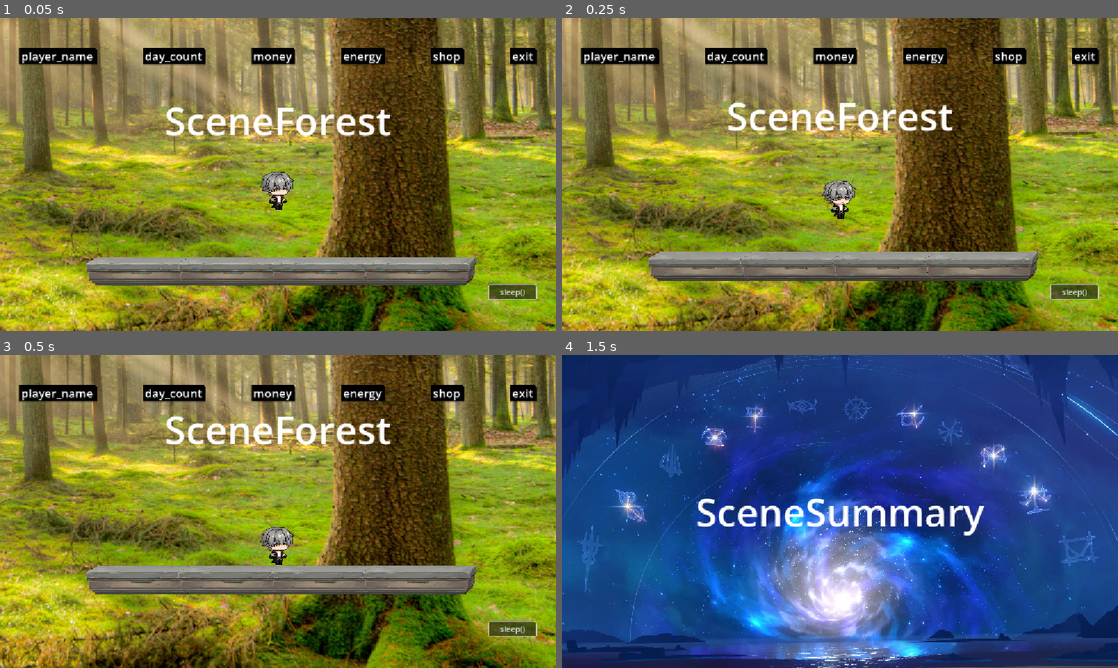
Above: before the commit, frames 1-4 (two rows, left to right).
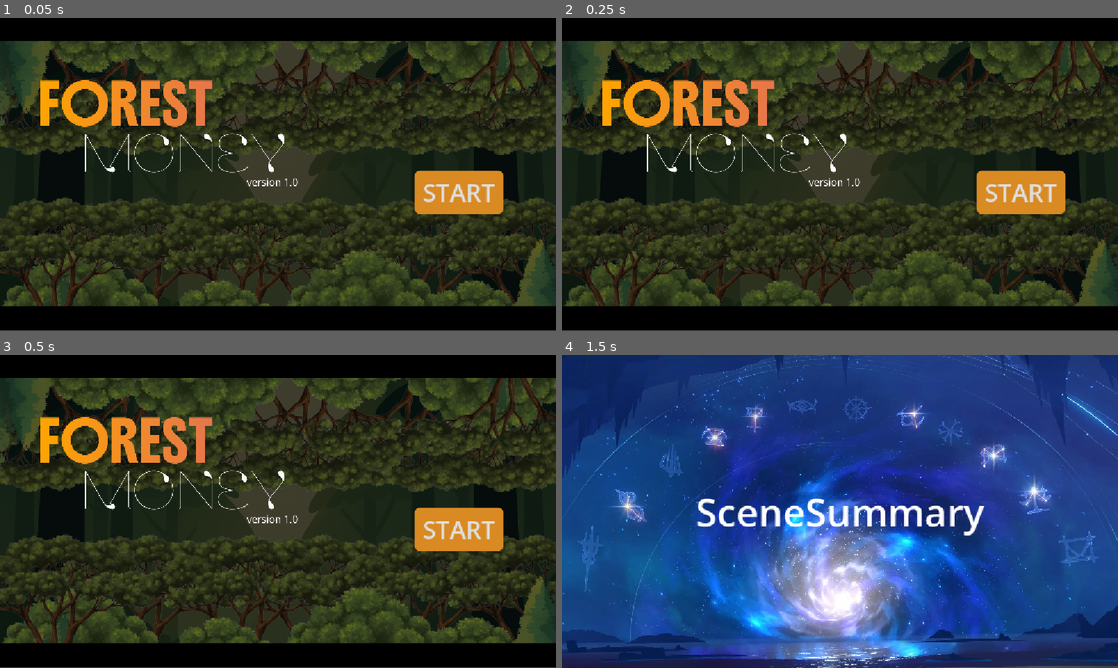
Above: after the commit, the same moments.

Repository: KarmaSOS/forest-money
Game: Godot game, scene res://scenes/SceneStart.tscn
The game is run twice, just before and just after one commit, with the same random seed, the same clock (stepped at 60 frames per second) and the same inputs. Before the commit the project starts from res://scenes/SceneForest.tscn.
Inputs (mouse positions are in pixels of both pictures, inside the frame that each line leads up to):
- Up to frame 1 (0.05 s): no input
- Up to frame 2 (0.25 s): no input
- Up to frame 3 (0.5 s): no input
- Up to frame 4 (1.5 s): click "sleep()" (after the commit: "START") at 0.5 s; click (1073, 630) at 1.25 s, where only the run after the commit has a clickable "sleep()"

The runs differ from the first frame. In frame 1, 96% of the frame differs, in the area x 0-100%, y 0-100%; in frame 2, 96%; in frame 3, 96%; in frame 4, nothing differs.

Commit message:
Init Update: added Starting Page in assets, scene, scripts

Diff:
--- a/project.godot
+++ b/project.godot
@@ -8,10 +8,14 @@
 
 config_version=5
 
+[animation]
+
+compatibility/default_parent_skeleton_in_mesh_instance_3d=true
+
 [application]
 
 config/name="forest-money-v1"
-run/main_scene="uid://6pmwhhdrfugg"
+run/main_scene="uid://2s0rcvuk70q6"
 config/features=PackedStringArray("4.7", "GL Compatibility")
 config/icon="res://icon.svg"
 
--- /dev/null
+++ b/scenes/SceneStart.tscn
@@ -0,0 +1,47 @@
+[gd_scene format=3 uid="uid://2s0rcvuk70q6"]
+
+[ext_resource type="Texture2D" uid="uid://d0balm26lxtv1" path="res://assets/Main Menu.png" id="1_y4x85"]
+[ext_resource type="Script" uid="uid://b8k6b7f3j7wm3" path="res://scripts/start_button.gd" id="2_gnrmb"]
+
+[sub_resource type="StyleBoxFlat" id="StyleBoxFlat_v0s4m"]
+bg_color = Color(0.8509804, 0.5411765, 0.13333334, 1)
+corner_radius_top_left = 11
+corner_radius_top_right = 11
+corner_radius_bottom_right = 11
+corner_radius_bottom_left = 11
+corner_detail = 11
+
+[sub_resource type="StyleBoxFlat" id="StyleBoxFlat_oeq8l"]
+bg_color = Color(0.6627451, 0.39607844, 0.08235294, 1)
+corner_radius_top_left = 11
+corner_radius_top_right = 11
+corner_radius_bottom_right = 11
+corner_radius_bottom_left = 11
+corner_detail = 11
+
+[sub_resource type="StyleBoxFlat" id="StyleBoxFlat_sdhfp"]
+bg_color = Color(0.9607843, 0.70980394, 0.26666668, 1)
+corner_radius_top_left = 11
+corner_radius_top_right = 11
+corner_radius_bottom_right = 11
+corner_radius_bottom_left = 11
+corner_detail = 11
+
+[node name="Node2D" type="Node2D" unique_id=1444244573]
+
+[node name="MainMenu" type="Sprite2D" parent="." unique_id=1556320814]
+position = Vector2(576.75, 322.25)
+scale = Vector2(0.60130215, 0.5976852)
+texture = ExtResource("1_y4x85")
+
+[node name="Button" type="Button" parent="." unique_id=347009943]
+offset_left = 859.0
+offset_top = 316.0
+offset_right = 1043.0
+offset_bottom = 406.0
+theme_override_font_sizes/font_size = 50
+theme_override_styles/normal = SubResource("StyleBoxFlat_v0s4m")
+theme_override_styles/pressed = SubResource("StyleBoxFlat_oeq8l")
+theme_override_styles/hover = SubResource("StyleBoxFlat_sdhfp")
+text = "START"
+script = ExtResource("2_gnrmb")
--- /dev/null
+++ b/scripts/start_button.gd
@@ -0,0 +1,7 @@
+extends Button
+
+func _ready() -> void:
+	pressed.connect(_on_pressed)
+
+func _on_pressed() -> void:
+	get_tree().change_scene_to_file("res://scenes/SceneForest.tscn")
Binary file added: assets/Main Menu.png
Not shown, added: assets/Main Menu.png.import
Not shown, added: scripts/start_button.gd.uid
